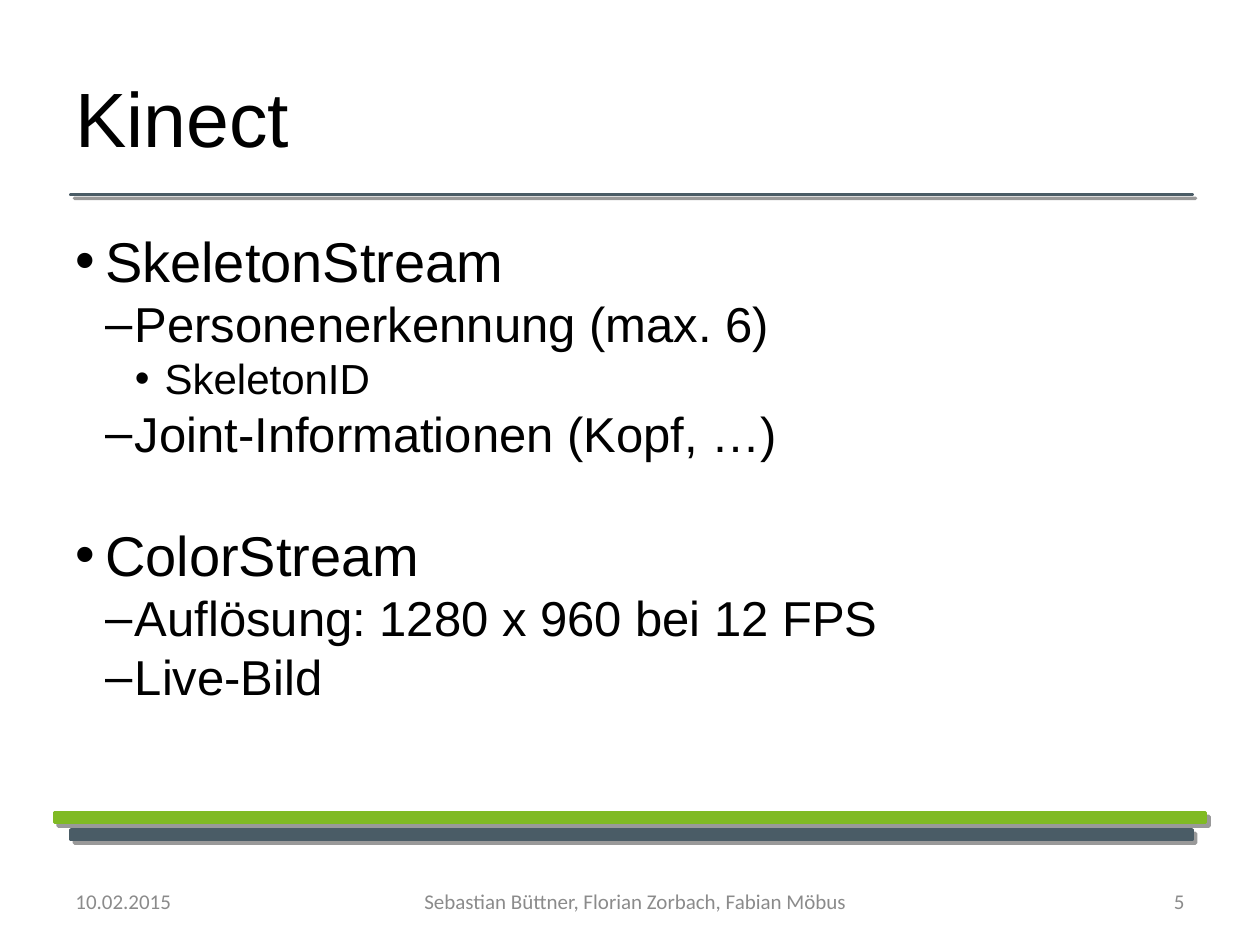
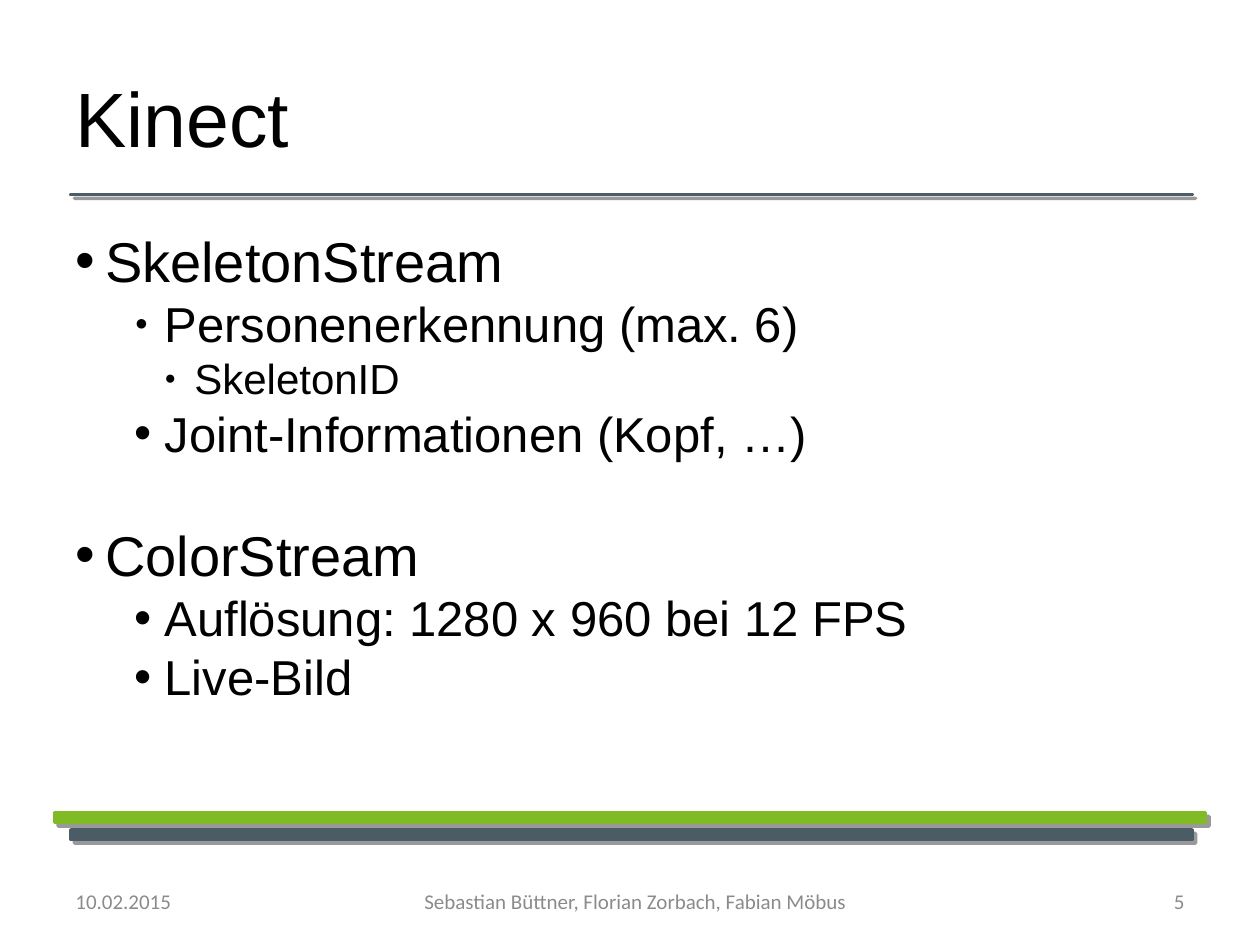
Before and after one commit to YoloSoftDE/YoloTrack, a slide deck: slide 5 of Documentation/Biometrie_praesentation.odp. Drawn at 1260x945 pixels with LibreOffice and Linux fonts; fonts in the diff are those of the drawing; background and template pictures are left out. Boxes give left, top, right and bottom in pixels: in the first picture for what was removed or moved away, otherwise in the second. Text is boxed around its words. In the diff, an @@ line names an element or a change of style, - is before the commit and + after.

```diff
--- a/Documentation/Biometrie_praesentation.odp
+++ b/Documentation/Biometrie_praesentation.odp
@@ text at (165,306,907,696): bullet – to ●; list level 2 to 3 in "Personenerkennung (max. 6)"; bullet • to ●; list level 3 to 4 in "SkeletonID"; bullet – to •; list level 2 to 3 in "Joint-Informationen (Kopf, …)"; list level 2 to 3 in "Auflösung: 1280 x 960 bei ..."; list level 2 to 3 in "Live-Bild" @@
```
Also in this commit, not shown: 12 other slides changed, 3 slides added.
